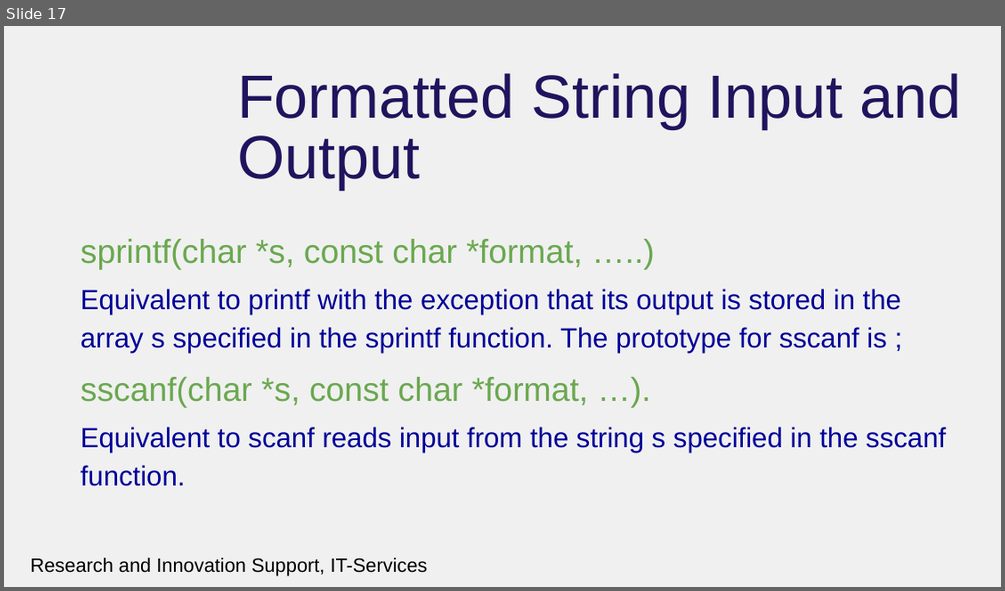
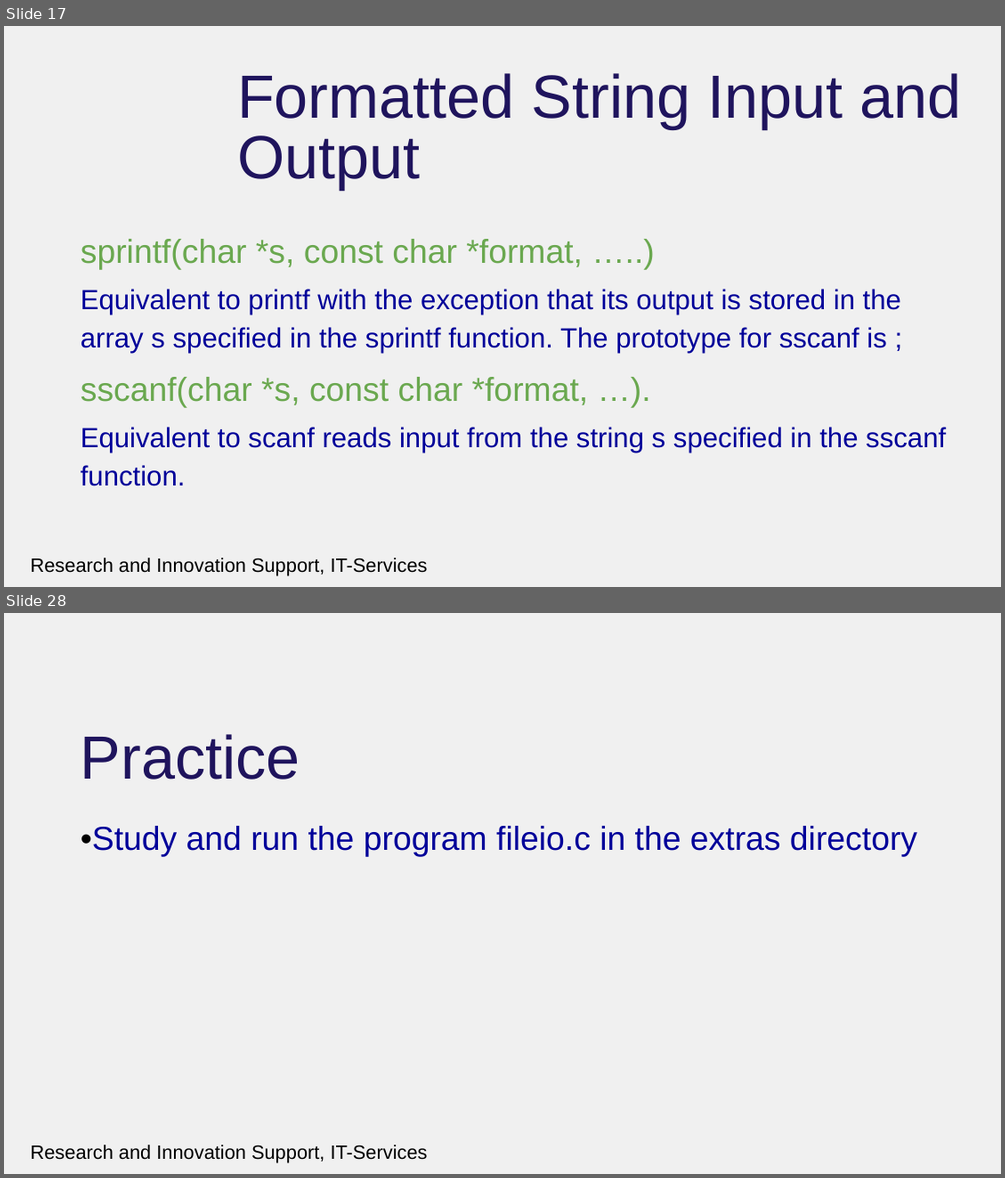
Before and after one commit to rcgsheffield/introc, a slide deck: archive/presentations/FurtherDataTypesandFileProcessing.pptx. Shown one above the other, each under a label of ours: slide 17 before the commit, slides 17 and 28 after it; the slides between them are not shown. The pictures are 1005x591 and 1005x1178 pixels, drawn with LibreOffice and Linux fonts; fonts in the diff are those of the drawing; background and template pictures are left out. Boxes give left, top, right and bottom in pixels: in the first picture for what was removed or moved away, otherwise in the second. Text is boxed around its words. In the diff, an @@ line names an element or a change of style, - is before the commit and + after.

```diff
--- a/archive/presentations/FurtherDataTypesandFileProcessing.pptx
+++ b/archive/presentations/FurtherDataTypesandFileProcessing.pptx
@@ slide 28 added at (4, 613, 1001, 1174), background #F0F0F0; not listed: 1 template element that a slide beside it also shows @@
@@ title added at (81, 734, 300, 779), 44 pt, text #1F145D @@
+Practice
@@ text added at (81, 826, 917, 857), 24 pt, text #000099 @@
+•Study and run the program fileio.c in the extras directory
```
Also in this commit, not shown: 10 other slides added, 7 other files.
